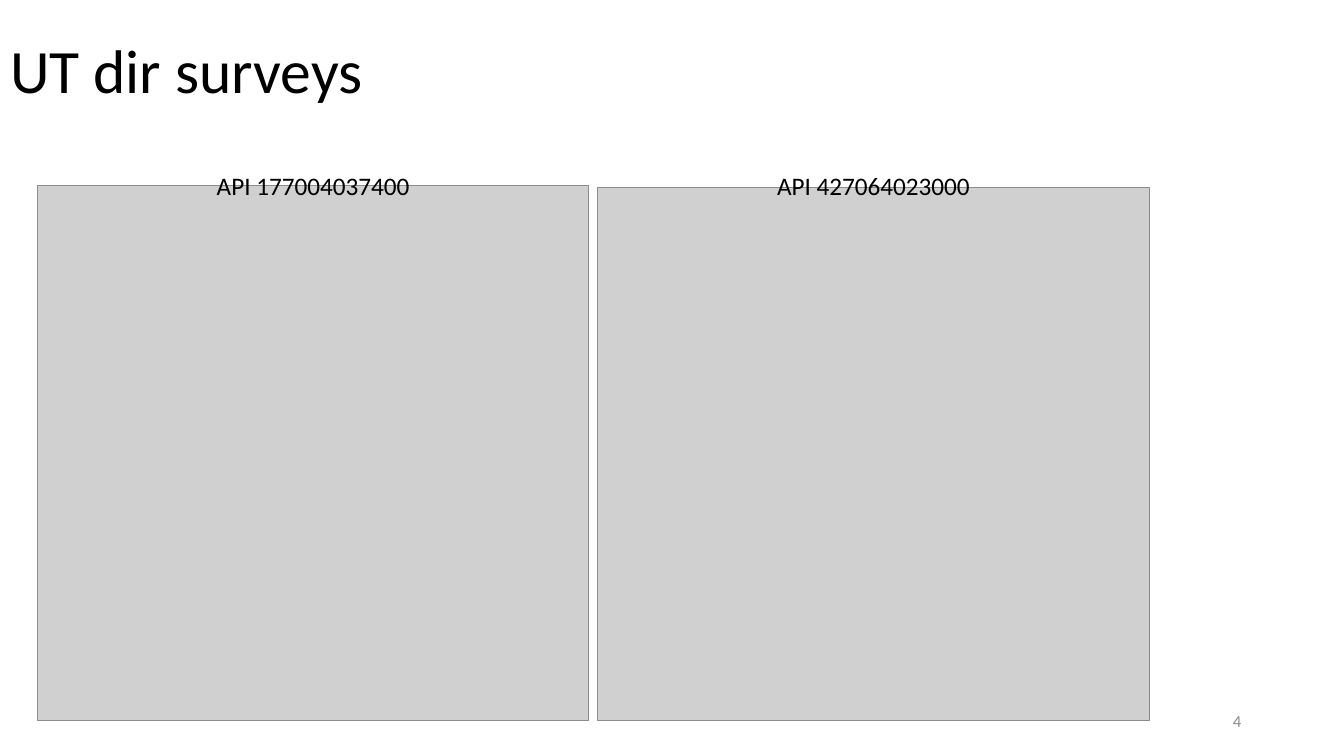
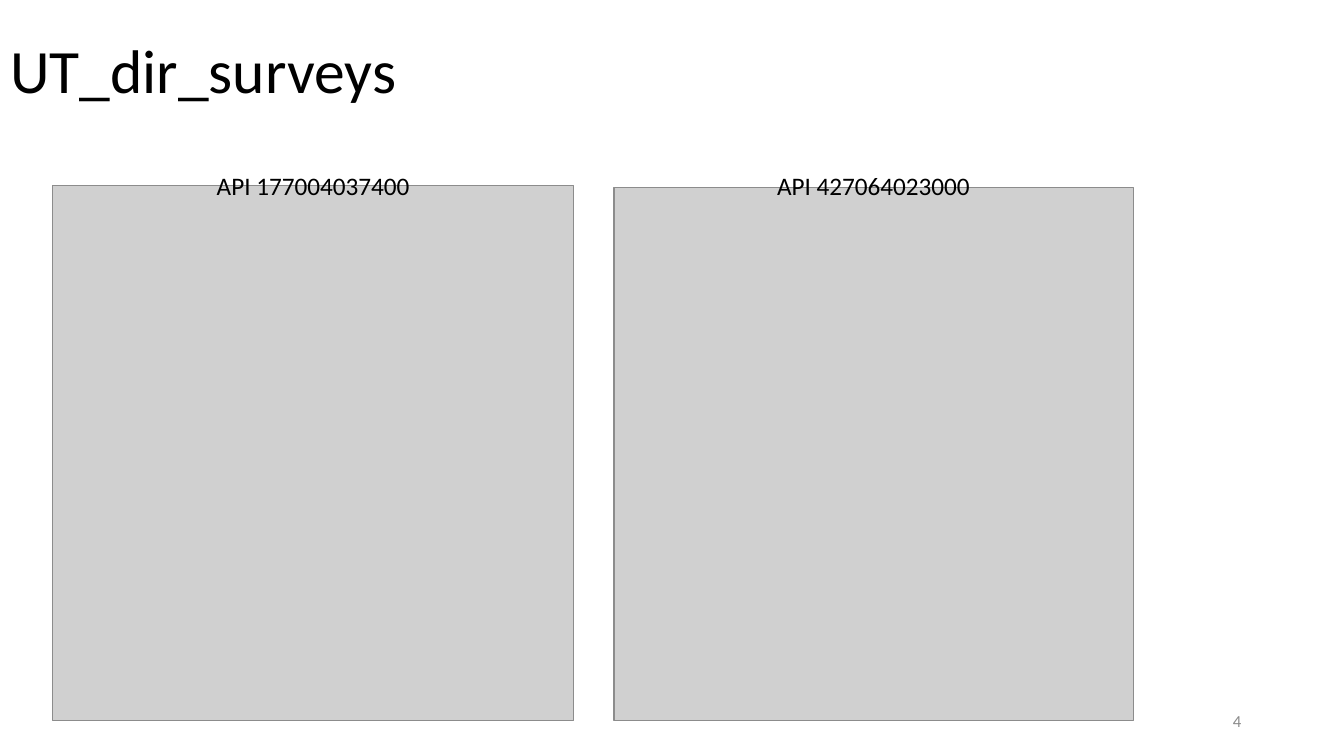
Before and after one commit to misaelmmorales/AutoPetrophysics-GOM-CCS, a slide deck: slide 4 of Updates/2023_12_08_SP500_MisaelMorales.pptx. Drawn at 1344x756 pixels with LibreOffice and Linux fonts; fonts in the diff are those of the drawing; grey boxes stand for pictures. Boxes give left, top, right and bottom in pixels: in the first picture for what was removed or moved away, otherwise in the second. Text is boxed around its words. In the diff, an @@ line names an element or a change of style, - is before the commit and + after.

```diff
--- a/Updates/2023_12_08_SP500_MisaelMorales.pptx
+++ b/Updates/2023_12_08_SP500_MisaelMorales.pptx
@@ title at (10, 50, 396, 103): text changed @@
-UT dir surveys
+UT_dir_surveys
@@ picture: place and size @@
-picture at (37, 186, 589, 721)
+picture at (52, 186, 574, 721)
@@ picture: place and size @@
-picture at (598, 188, 1149, 721)
+picture at (614, 188, 1133, 721)
```
Also in this commit, not shown: 1 other file.
